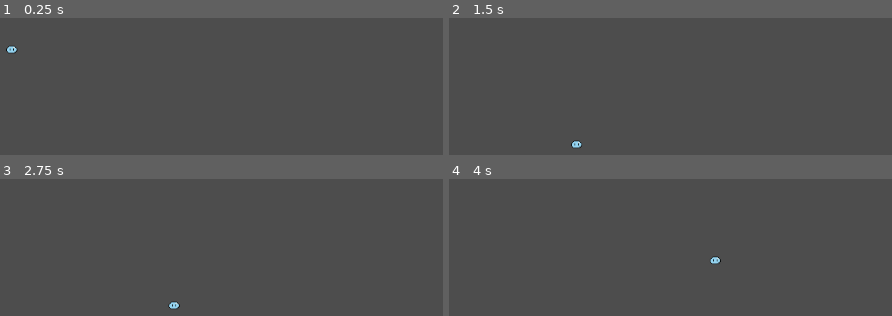
Above: before the commit, frames 1-4 (two rows, left to right).
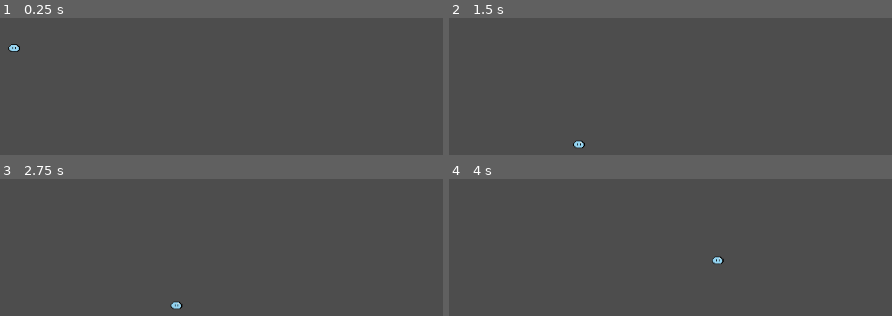
Above: after the commit, the same moments.

Repository: Maxx-bl/maxiflop
Game: Godot game, scene res://scenes/main.tscn
The game is run twice, just before and just after one commit, with the same random seed, the same clock (stepped at 60 frames per second) and the same inputs.
Inputs:
- Up to frame 1 (0.25 s): no input
- Up to frame 2 (1.5 s): hold Right (right) from 0.53 s (still down); tap Up (jump) at 0.6, 0.77, 1.07, 1.35 s; tap Enter at 1.25 s
- Up to frame 3 (2.75 s): tap Up (jump) at 1.52, 1.82, 2.1 s; tap Space at 2 s; release Right (right) at 2.03 s; hold Left (left) from 2.03 s (still down)
- Up to frame 4 (4 s): release Left (left) at 2.78 s; hold Right (right) from 2.78 s (still down); tap Up (jump) at 2.85, 3.02, 3.32, 3.6, 3.77 s; tap Enter at 3.5 s

The runs differ from the first frame. In frame 1, 0.1% of the frame differs, in the area x 1-5%, y 18-26%; in frame 2, 0.1%; in frame 3, 0.1%; in frame 4, 0.1%.

Commit message:
movement animation

Diff:
--- a/maxiflop/scenes/player.tscn
+++ b/maxiflop/scenes/player.tscn
@@ -1,68 +1,112 @@
-[gd_scene load_steps=17 format=3 uid="uid://4gu7ab6rhxen"]
+[gd_scene load_steps=24 format=3 uid="uid://4gu7ab6rhxen"]
 
 [ext_resource type="Script" uid="uid://e5gvfua8edh4" path="res://scripts/player.gd" id="1_g2els"]
 [ext_resource type="Texture2D" uid="uid://cehgueaqw7bpa" path="res://assets/player-spritesheet.png" id="2_qhqgy"]
 
+[sub_resource type="AtlasTexture" id="AtlasTexture_tuyoq"]
+atlas = ExtResource("2_qhqgy")
+region = Rect2(0, 192, 32, 32)
+
+[sub_resource type="AtlasTexture" id="AtlasTexture_g2els"]
+atlas = ExtResource("2_qhqgy")
+region = Rect2(0, 0, 32, 32)
+
+[sub_resource type="AtlasTexture" id="AtlasTexture_qhqgy"]
+atlas = ExtResource("2_qhqgy")
+region = Rect2(32, 0, 32, 32)
+
 [sub_resource type="AtlasTexture" id="AtlasTexture_dqkch"]
 atlas = ExtResource("2_qhqgy")
-region = Rect2(32, 32, 32, 32)
+region = Rect2(64, 0, 32, 32)
 
 [sub_resource type="AtlasTexture" id="AtlasTexture_qlg0r"]
 atlas = ExtResource("2_qhqgy")
-region = Rect2(64, 32, 32, 32)
-
-[sub_resource type="AtlasTexture" id="AtlasTexture_tuyoq"]
-atlas = ExtResource("2_qhqgy")
-region = Rect2(96, 32, 32, 32)
+region = Rect2(96, 0, 32, 32)
 
 [sub_resource type="AtlasTexture" id="AtlasTexture_fjrip"]
 atlas = ExtResource("2_qhqgy")
-region = Rect2(128, 32, 32, 32)
+region = Rect2(0, 160, 32, 32)
 
 [sub_resource type="AtlasTexture" id="AtlasTexture_smehm"]
 atlas = ExtResource("2_qhqgy")
-region = Rect2(32, 96, 32, 32)
+region = Rect2(32, 160, 32, 32)
 
 [sub_resource type="AtlasTexture" id="AtlasTexture_ur7pv"]
 atlas = ExtResource("2_qhqgy")
-region = Rect2(64, 96, 32, 32)
+region = Rect2(64, 160, 32, 32)
 
 [sub_resource type="AtlasTexture" id="AtlasTexture_y4r1p"]
 atlas = ExtResource("2_qhqgy")
-region = Rect2(96, 96, 32, 32)
+region = Rect2(96, 160, 32, 32)
 
 [sub_resource type="AtlasTexture" id="AtlasTexture_d2wvv"]
 atlas = ExtResource("2_qhqgy")
-region = Rect2(128, 96, 32, 32)
+region = Rect2(128, 160, 32, 32)
 
 [sub_resource type="AtlasTexture" id="AtlasTexture_3v2ag"]
 atlas = ExtResource("2_qhqgy")
-region = Rect2(32, 128, 32, 32)
+region = Rect2(160, 160, 32, 32)
 
 [sub_resource type="AtlasTexture" id="AtlasTexture_jej6c"]
 atlas = ExtResource("2_qhqgy")
-region = Rect2(64, 128, 32, 32)
+region = Rect2(0, 96, 32, 32)
 
 [sub_resource type="AtlasTexture" id="AtlasTexture_f1ej7"]
 atlas = ExtResource("2_qhqgy")
-region = Rect2(96, 128, 32, 32)
+region = Rect2(32, 96, 32, 32)
 
 [sub_resource type="AtlasTexture" id="AtlasTexture_oprun"]
 atlas = ExtResource("2_qhqgy")
-region = Rect2(128, 128, 32, 32)
+region = Rect2(64, 96, 32, 32)
 
-[sub_resource type="SpriteFrames" id="SpriteFrames_a8ls1"]
+[sub_resource type="AtlasTexture" id="AtlasTexture_a8ls1"]
+atlas = ExtResource("2_qhqgy")
+region = Rect2(96, 96, 32, 32)
+
+[sub_resource type="AtlasTexture" id="AtlasTexture_qfm1y"]
+atlas = ExtResource("2_qhqgy")
+region = Rect2(0, 64, 32, 32)
+
+[sub_resource type="AtlasTexture" id="AtlasTexture_fulsm"]
+atlas = ExtResource("2_qhqgy")
+region = Rect2(32, 64, 32, 32)
+
+[sub_resource type="AtlasTexture" id="AtlasTexture_4r5pv"]
+atlas = ExtResource("2_qhqgy")
+region = Rect2(64, 64, 32, 32)
+
+[sub_resource type="AtlasTexture" id="AtlasTexture_60mlk"]
+atlas = ExtResource("2_qhqgy")
+region = Rect2(96, 64, 32, 32)
+
+[sub_resource type="SpriteFrames" id="SpriteFrames_tuyoq"]
 animations = [{
 "frames": [{
+"duration": 1.0,
+"texture": SubResource("AtlasTexture_tuyoq")
+}],
+"loop": true,
+"name": &"death",
+"speed": 5.0
+}, {
+"frames": [{
+"duration": 1.0,
+"texture": SubResource("AtlasTexture_g2els")
+}, {
+"duration": 1.0,
+"texture": SubResource("AtlasTexture_qhqgy")
+}, {
 "duration": 1.0,
 "texture": SubResource("AtlasTexture_dqkch")
 }, {
 "duration": 1.0,
 "texture": SubResource("AtlasTexture_qlg0r")
+}],
+"loop": true,
+"name": &"idle",
+"speed": 5.0
 }, {
-"duration": 1.0,
-"texture": SubResource("AtlasTexture_tuyoq")
-}, {
+"frames": [{
 "duration": 1.0,
 "texture": SubResource("AtlasTexture_fjrip")
 }, {
@@ -80,7 +124,12 @@
 }, {
 "duration": 1.0,
 "texture": SubResource("AtlasTexture_3v2ag")
+}],
+"loop": true,
+"name": &"jump",
+"speed": 5.0
 }, {
+"frames": [{
 "duration": 1.0,
 "texture": SubResource("AtlasTexture_jej6c")
 }, {
@@ -89,9 +138,29 @@
 }, {
 "duration": 1.0,
 "texture": SubResource("AtlasTexture_oprun")
+}, {
+"duration": 1.0,
+"texture": SubResource("AtlasTexture_a8ls1")
 }],
 "loop": true,
-"name": &"default",
+"name": &"left",
+"speed": 5.0
+}, {
+"frames": [{
+"duration": 1.0,
+"texture": SubResource("AtlasTexture_qfm1y")
+}, {
+"duration": 1.0,
+"texture": SubResource("AtlasTexture_fulsm")
+}, {
+"duration": 1.0,
+"texture": SubResource("AtlasTexture_4r5pv")
+}, {
+"duration": 1.0,
+"texture": SubResource("AtlasTexture_60mlk")
+}],
+"loop": true,
+"name": &"right",
 "speed": 5.0
 }]
 
@@ -102,8 +171,10 @@
 script = ExtResource("1_g2els")
 
 [node name="AnimatedSprite2D" type="AnimatedSprite2D" parent="."]
-sprite_frames = SubResource("SpriteFrames_a8ls1")
+sprite_frames = SubResource("SpriteFrames_tuyoq")
+animation = &"right"
+frame_progress = 0.932664
 
 [node name="CollisionShape2D" type="CollisionShape2D" parent="."]
-position = Vector2(-5, 3.5)
+position = Vector2(0, 1.5)
 shape = SubResource("RectangleShape2D_qfm1y")
Binary file changed: maxiflop/assets/player-spritesheet.png
